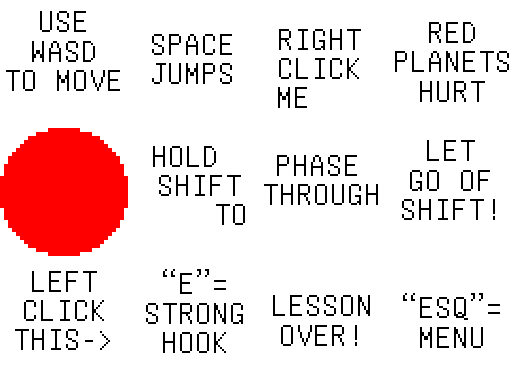
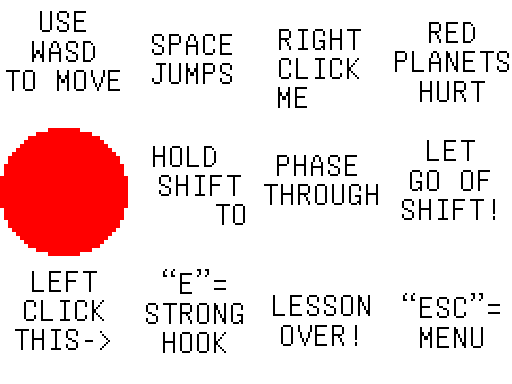
Comparing the layer stacks of the two w=512, h=384 images. Changes:
renamed "“ESQ”= MENU" to "“ESC”= MENU", painted on it over (456, 304, 468, 320)
